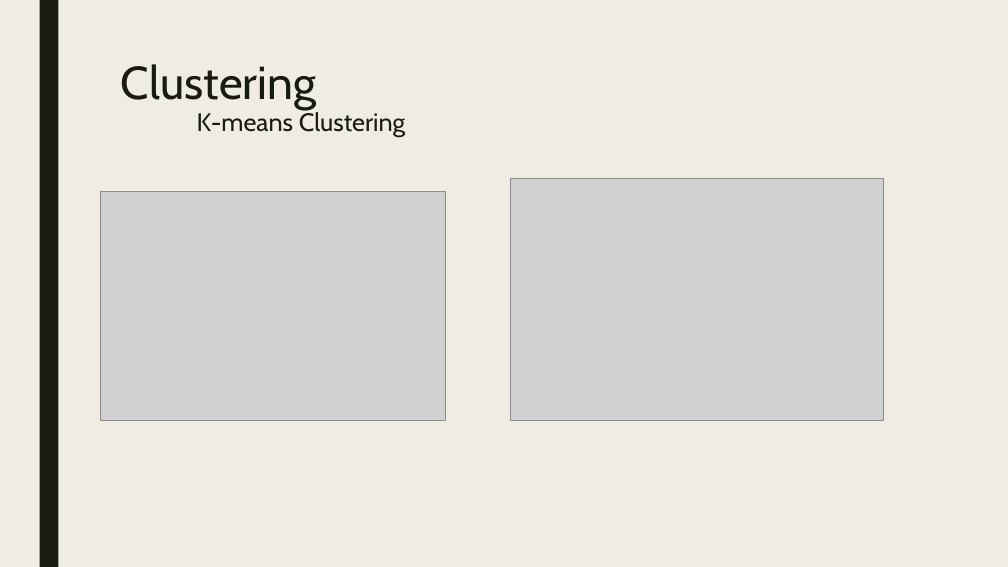
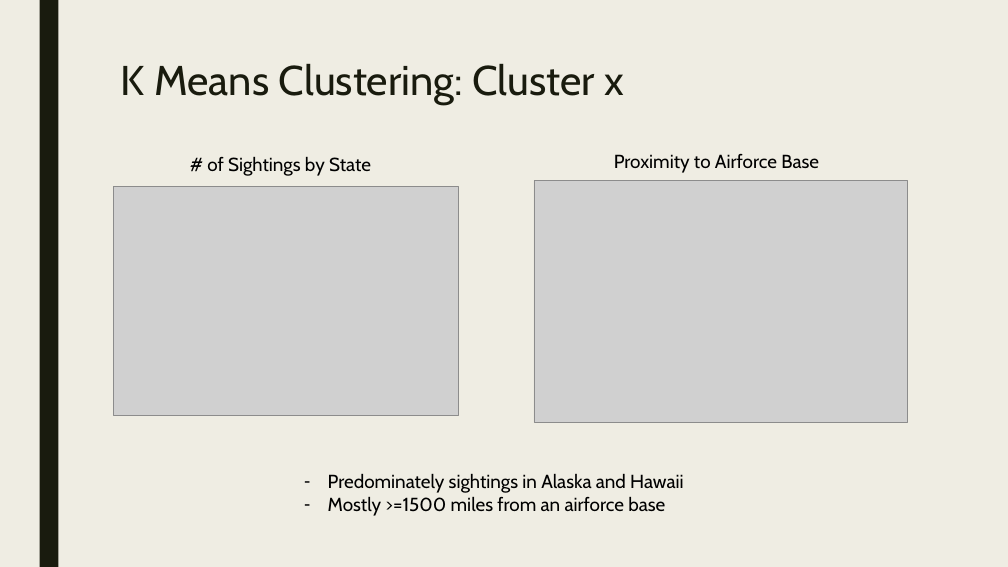
Before and after one commit to Preetikasri/UFO-Sightings-Analysis, a slide deck: slide 15 of ufo_presentation_v3.pptx. Drawn at 1008x567 pixels with LibreOffice and Linux fonts; fonts in the diff are those of the drawing; grey boxes stand for pictures. Boxes give left, top, right and bottom in pixels: in the first picture for what was removed or moved away, otherwise in the second. Text is boxed around its words. In the diff, an @@ line names an element or a change of style, - is before the commit and + after.

```diff
--- a/ufo_presentation_v3.pptx
+++ b/ufo_presentation_v3.pptx
@@ title at [121,64,624,106]: text changed; size 24 to 39.6 pt @@
-Clustering
-K-means Clustering
+K Means Clustering: Cluster x
@@ text added at [207,156,371,176], 18 pt, text #000000 @@
+# of Sightings by State
@@ text added at [614,154,819,173], 18 pt, text #000000 @@
+Proximity to Airforce Base
@@ picture: place and size @@
-picture at [101,191,446,420]
+picture at [113,187,459,416]
@@ picture: place and size @@
-picture at [510,179,884,421]
+picture at [534,181,907,423]
@@ text added at [328,473,683,516], 18 pt, text #000000 @@
+– Predominately sightings in Alaska and Hawaii
+– Mostly >=1500 miles from an airforce base
```
Also in this commit, not shown: 4 other slides changed, 1 slide added, 1 slide removed.
